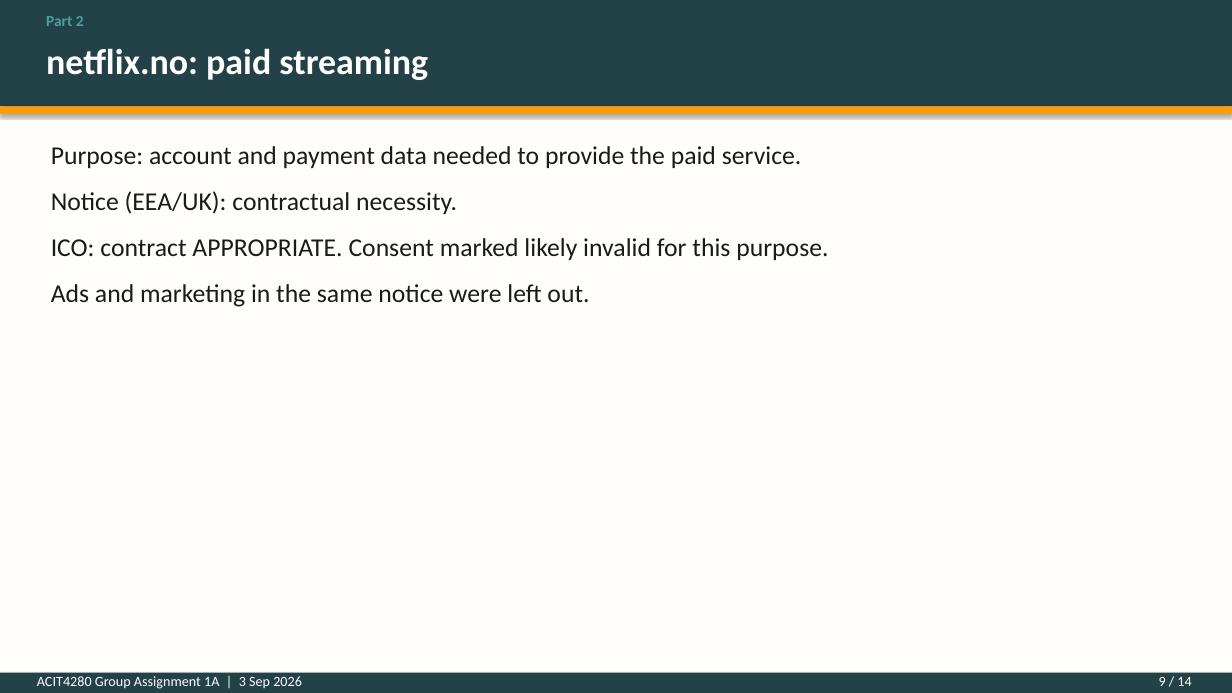
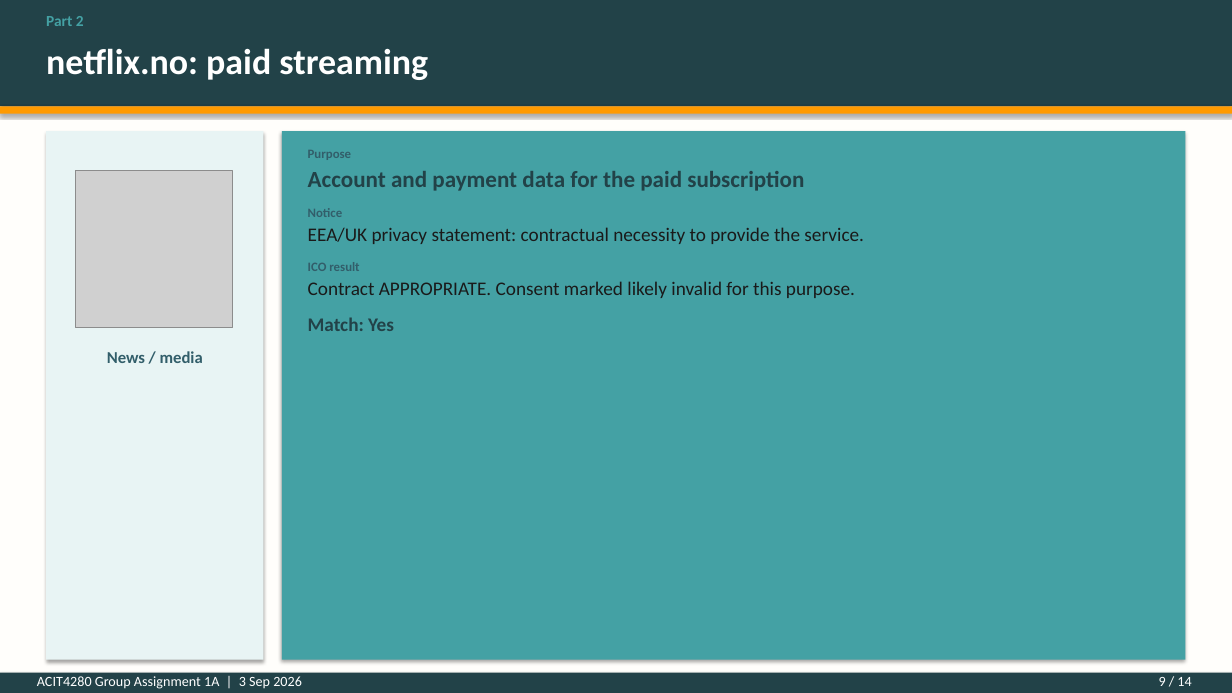
Before and after one commit to kasa031/Bacheloroppgave, a slide deck: slide 9 of ACIT4280_1A_presentation.pptx. Drawn at 1232x693 pixels with LibreOffice and Linux fonts; fonts in the diff are those of the drawing; grey boxes stand for pictures. Boxes give left, top, right and bottom in pixels: in the first picture for what was removed or moved away, otherwise in the second. Text is boxed around its words. In the diff, an @@ line names an element or a change of style, - is before the commit and + after.

```diff
--- a/ACIT4280_1A_presentation.pptx
+++ b/ACIT4280_1A_presentation.pptx
@@ rectangle added at bbox=[46, 131, 263, 660], fill #E8F4F4 @@
@@ rectangle added at bbox=[282, 131, 1186, 660], fill #44A1A4 @@
@@ picture added at bbox=[76, 171, 233, 328] @@
@@ text at bbox=[308, 150, 864, 331]: text changed; size 20 to 15 pt @@
-Purpose: account and payment data needed to provide the paid service.
-Notice (EEA/UK): contractual necessity.
-ICO: contract APPROPRIATE. Consent marked likely invalid for this purpose.
-Ads and marketing in the same notice were left out.
+Purpose
+Account and payment data for the paid subscription
+Notice
+EEA/UK privacy statement: contractual necessity to provide the service.
+ICO result
+Contract APPROPRIATE. Consent marked likely invalid for this purpose.
+Match: Yes
@@ text added at bbox=[107, 351, 203, 363], 13 pt, text #325E6A, bold @@
+News / media
```
Also in this commit, not shown: 4 other slides changed, 10 other files.
